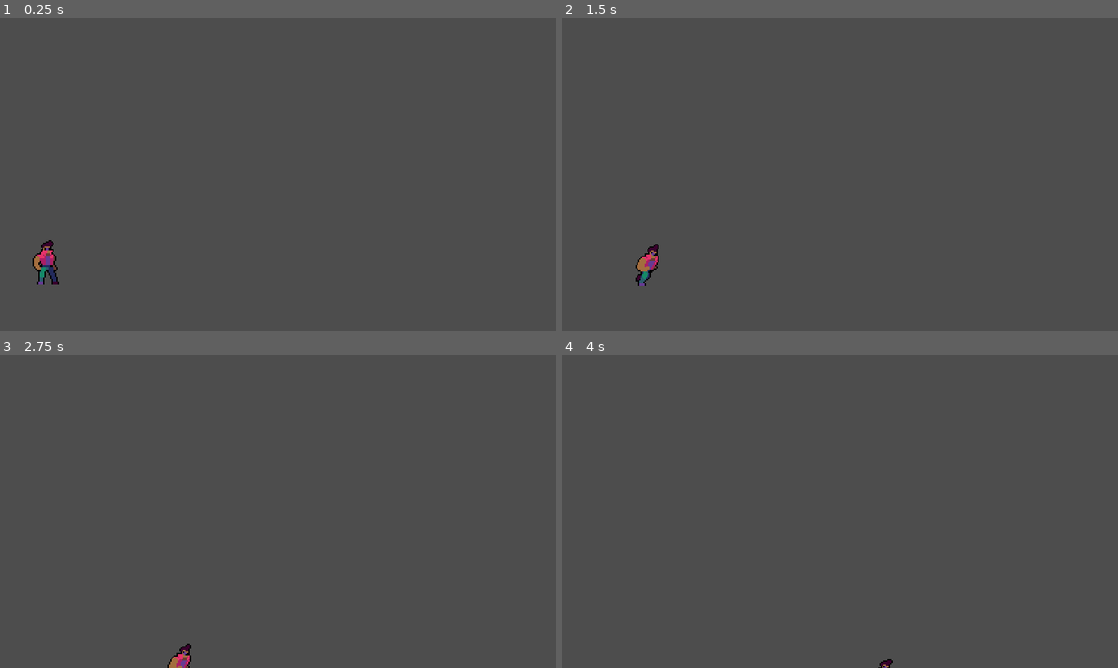
Above: before the commit, frames 1-4 (two rows, left to right).
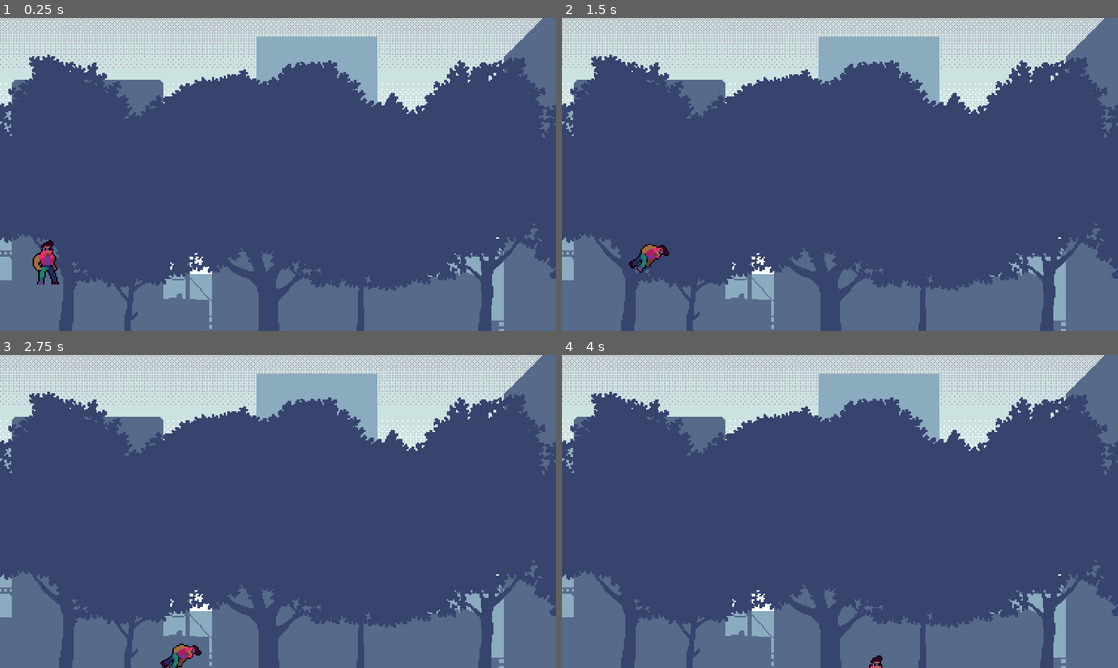
Above: after the commit, the same moments.

Repository: JajoScript/Jermaine
Game: Godot game, scene res://scenes/Mundo.tscn
Same seed, same stepped clock (60 frames per second), same inputs: the game is played once before the commit and once after it.
Inputs:
- Up to frame 1 (0.25 s): no input
- Up to frame 2 (1.5 s): hold D (move_right) 0.53-1.28 s; hold S (move_down) from 1.28 s (still down)
- Up to frame 3 (2.75 s): release S (move_down) at 2.03 s; hold D (move_right) from 2.03 s (still down)
- Up to frame 4 (4 s): release D (move_right) at 2.78 s; hold Space (move_up) 2.78-3.53 s; hold A (move_left) from 3.53 s (still down)

The runs differ from the first frame. In frame 1, 100% of the frame differs, in the area x 0-100%, y 0-100%; in frame 2, 100%; in frame 3, 100%; in frame 4, 100%.

Commit message:
nuevos cambios en el personaje

Diff:
--- a/characters/Jermaine/jermaine.gd
+++ b/characters/Jermaine/jermaine.gd
@@ -1,5 +1,6 @@
 # Dependencias.
 extends Area2D
+signal hit
 
 # Variables.
 var speed : int = 400;
@@ -34,9 +35,11 @@
 	$Sprite.play();
 
 	if (velocity.x != 0):
-		$Sprite.animation = "walk"
+		$Sprite.animation = "Walk"
 		$Sprite.flip_v = false;
 		$Sprite.flip_h = (velocity.x < 0);
+	if (velocity.y != 0):
+		$Sprite.animation = "Double jump"
 
 	else:
-		$Sprite.animation = "idle"
+		$Sprite.animation = "Idle"
--- a/characters/Jermaine/jermaine.tscn
+++ b/characters/Jermaine/jermaine.tscn
@@ -1,9 +1,34 @@
-[gd_scene load_steps=21 format=3 uid="uid://cttiyapd5hk6o"]
+[gd_scene load_steps=28 format=3 uid="uid://cttiyapd5hk6o"]
 
 [ext_resource type="Script" path="res://characters/Jermaine/jermaine.gd" id="1_2ogen"]
 [ext_resource type="Texture2D" uid="uid://cyjtue2a0bjbj" path="res://characters/Jermaine/assets/Biker_idle.png" id="1_7600q"]
+[ext_resource type="Texture2D" uid="uid://bgyhwr82iwap5" path="res://characters/Jermaine/assets/Biker_doublejump.png" id="2_pco50"]
 [ext_resource type="Texture2D" uid="uid://xma6nat77ssa" path="res://characters/Jermaine/assets/Biker_jump.png" id="2_s4mls"]
 [ext_resource type="Texture2D" uid="uid://bfmh755jyurag" path="res://characters/Jermaine/assets/Biker_run.png" id="3_kjj7e"]
+
+[sub_resource type="AtlasTexture" id="AtlasTexture_uoemr"]
+atlas = ExtResource("2_pco50")
+region = Rect2(0, 0, 48, 48)
+
+[sub_resource type="AtlasTexture" id="AtlasTexture_j72ay"]
+atlas = ExtResource("2_pco50")
+region = Rect2(48, 0, 48, 48)
+
+[sub_resource type="AtlasTexture" id="AtlasTexture_8uj04"]
+atlas = ExtResource("2_pco50")
+region = Rect2(96, 0, 48, 48)
+
+[sub_resource type="AtlasTexture" id="AtlasTexture_02x0q"]
+atlas = ExtResource("2_pco50")
+region = Rect2(144, 0, 48, 48)
+
+[sub_resource type="AtlasTexture" id="AtlasTexture_gaj7l"]
+atlas = ExtResource("2_pco50")
+region = Rect2(192, 0, 48, 48)
+
+[sub_resource type="AtlasTexture" id="AtlasTexture_ctfu0"]
+atlas = ExtResource("2_pco50")
+region = Rect2(240, 0, 48, 48)
 
 [sub_resource type="AtlasTexture" id="AtlasTexture_iejir"]
 atlas = ExtResource("1_7600q")
@@ -65,6 +90,29 @@
 animations = [{
 "frames": [{
 "duration": 1.0,
+"texture": SubResource("AtlasTexture_uoemr")
+}, {
+"duration": 1.0,
+"texture": SubResource("AtlasTexture_j72ay")
+}, {
+"duration": 1.0,
+"texture": SubResource("AtlasTexture_8uj04")
+}, {
+"duration": 1.0,
+"texture": SubResource("AtlasTexture_02x0q")
+}, {
+"duration": 1.0,
+"texture": SubResource("AtlasTexture_gaj7l")
+}, {
+"duration": 1.0,
+"texture": SubResource("AtlasTexture_ctfu0")
+}],
+"loop": true,
+"name": &"Double jump",
+"speed": 5.0
+}, {
+"frames": [{
+"duration": 1.0,
 "texture": SubResource("AtlasTexture_iejir")
 }, {
 "duration": 1.0,
@@ -77,7 +125,7 @@
 "texture": SubResource("AtlasTexture_ejh0t")
 }],
 "loop": true,
-"name": &"idle",
+"name": &"Idle",
 "speed": 5.0
 }, {
 "frames": [{
@@ -94,7 +142,7 @@
 "texture": SubResource("AtlasTexture_njtkf")
 }],
 "loop": true,
-"name": &"jump",
+"name": &"Jump",
 "speed": 5.0
 }, {
 "frames": [{
@@ -117,7 +165,7 @@
 "texture": SubResource("AtlasTexture_vekdf")
 }],
 "loop": true,
-"name": &"walk",
+"name": &"Walk",
 "speed": 5.0
 }]
 
@@ -125,14 +173,14 @@
 size = Vector2(28, 35)
 
 [node name="Jermaine" type="Area2D"]
-position = Vector2(99, 29)
+position = Vector2(60, 51)
 script = ExtResource("1_2ogen")
 metadata/_edit_group_ = true
 
 [node name="Sprite" type="AnimatedSprite2D" parent="."]
 sprite_frames = SubResource("SpriteFrames_fhbbp")
-animation = &"idle"
-frame_progress = 0.455918
+animation = &"Jump"
+frame_progress = 0.980727
 
 [node name="Collision" type="CollisionShape2D" parent="."]
 position = Vector2(-8, 7.5)
--- a/scenes/Mundo.tscn
+++ b/scenes/Mundo.tscn
@@ -1,6 +1,7 @@
-[gd_scene load_steps=3 format=3 uid="uid://bcgamxfym05sa"]
+[gd_scene load_steps=4 format=3 uid="uid://bcgamxfym05sa"]
 
 [ext_resource type="PackedScene" uid="uid://cttiyapd5hk6o" path="res://characters/Jermaine/jermaine.tscn" id="1_dcw0m"]
+[ext_resource type="Texture2D" uid="uid://b53cdpyyp1fev" path="res://backgrounds/Level01/Background.png" id="2_oidqv"]
 
 [sub_resource type="RectangleShape2D" id="RectangleShape2D_6gj5u"]
 size = Vector2(431, 20)
@@ -15,3 +16,12 @@
 
 [node name="Jermaine" parent="." instance=ExtResource("1_dcw0m")]
 position = Vector2(46, 180)
+
+[node name="ParallaxBackground" type="ParallaxBackground" parent="."]
+
+[node name="Sprite2D" type="Sprite2D" parent="ParallaxBackground"]
+position = Vector2(260, 92)
+texture = ExtResource("2_oidqv")
+
+[node name="TileMap" type="TileMap" parent="."]
+format = 2
